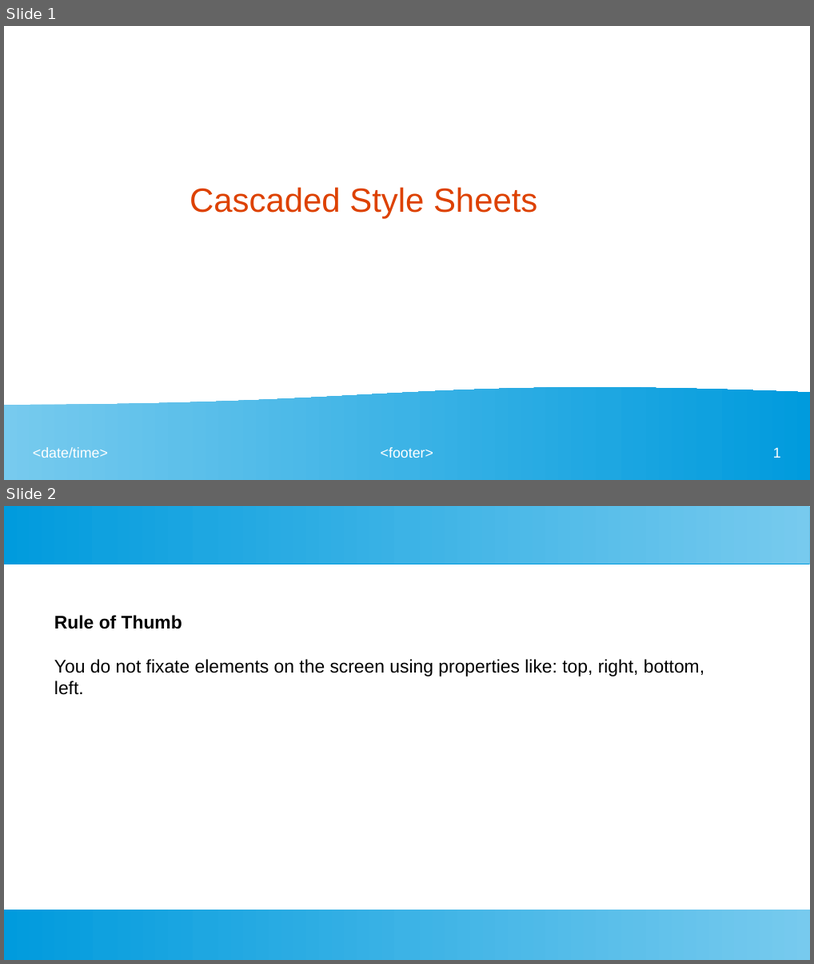
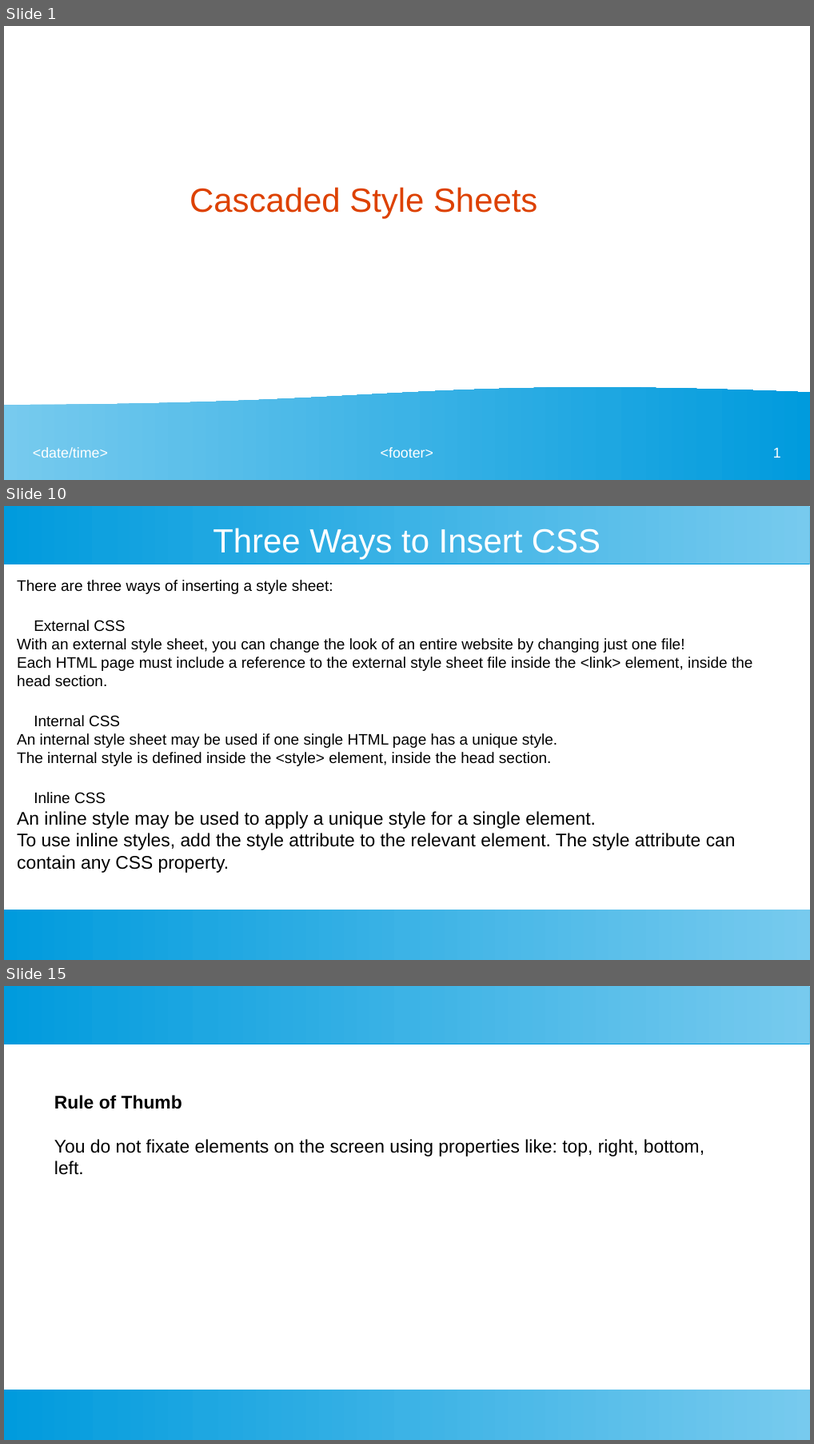
Before and after one commit to ashishjain1547/webDevelopmentCourseUsingFlask, a slide deck: CSS.odp. Shown one above the other, each under a label of ours: slides 1 and 2 before the commit, slides 1, 10 and 15 after it; the slides between them are not shown. The pictures are 814x964 and 814x1444 pixels, drawn with LibreOffice and Linux fonts; fonts in the diff are those of the drawing. Boxes give left, top, right and bottom in pixels: in the first picture for what was removed or moved away, otherwise in the second. Text is boxed around its words. In the diff, an @@ line names an element or a change of style, - is before the commit and + after.

```diff
--- a/CSS.odp
+++ b/CSS.odp
@@ slide 10 added at bbox=[4, 506, 810, 960], background #FFFFFF; not listed: 2 template elements that a slide beside it also shows @@
@@ title added at bbox=[213, 528, 601, 560], 33 pt, text #FFFFFF @@
+Three Ways to Insert CSS
@@ text added at bbox=[17, 580, 753, 872], 15 pt, text #000000 @@
+There are three ways of inserting a style sheet:
+External CSS
+With an external style sheet, you can change the look of an entire website by changing just one file!
+Each HTML page must include a reference to the external style sheet file inside the <link> element, inside the head section.
+Internal CSS
+An internal style sheet may be used if one single HTML page has a unique style.
+The internal style is defined inside the <style> element, inside the head section.
+Inline CSS
+An inline style may be used to apply a unique style for a single element.
+To use inline styles, add the style attribute to the relevant element. The style attribute can contain any CSS property.
@@ what was slide 2 is now slide 15 @@
```
Also in this commit, not shown: 12 other slides added, 16 other files.
